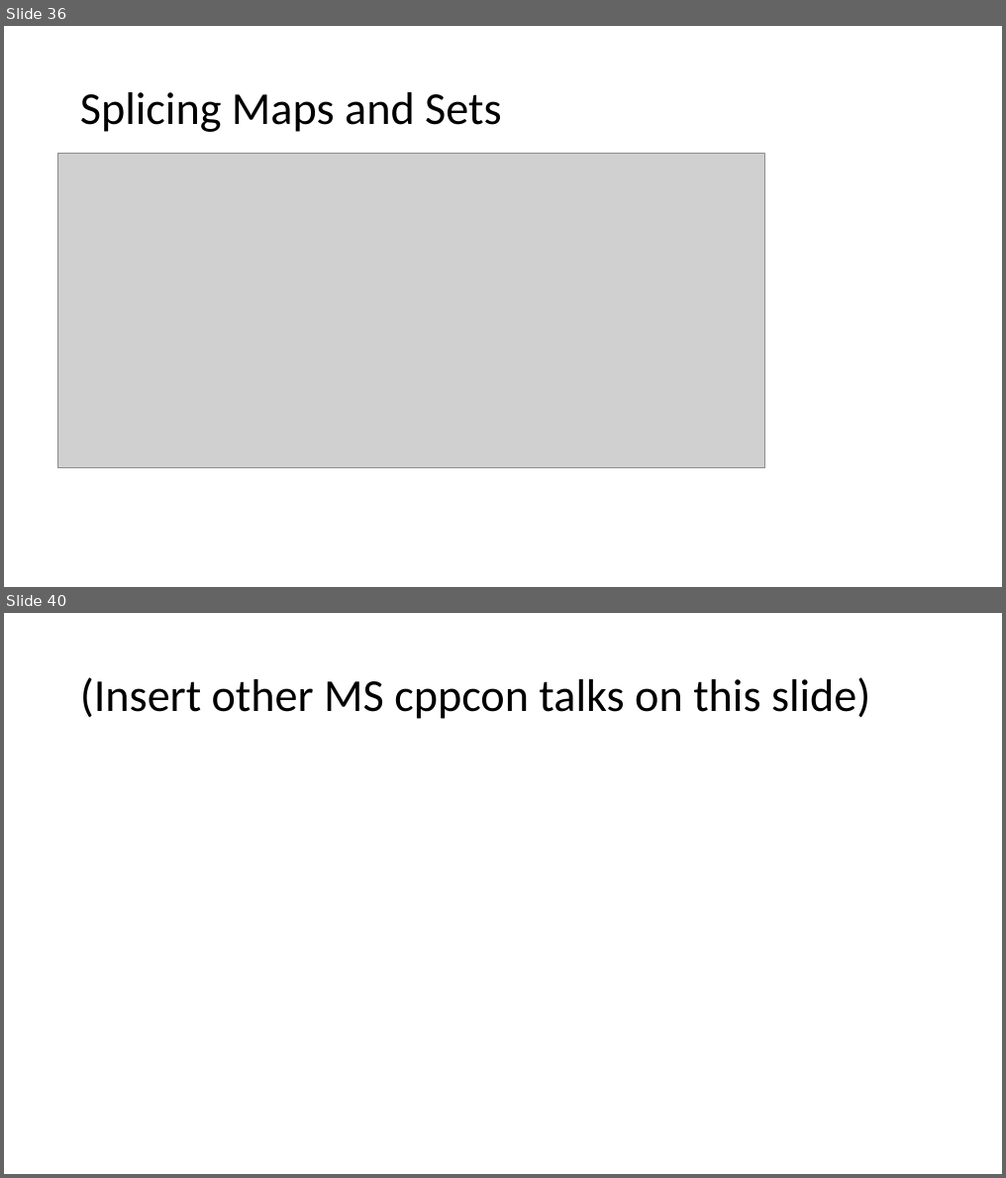
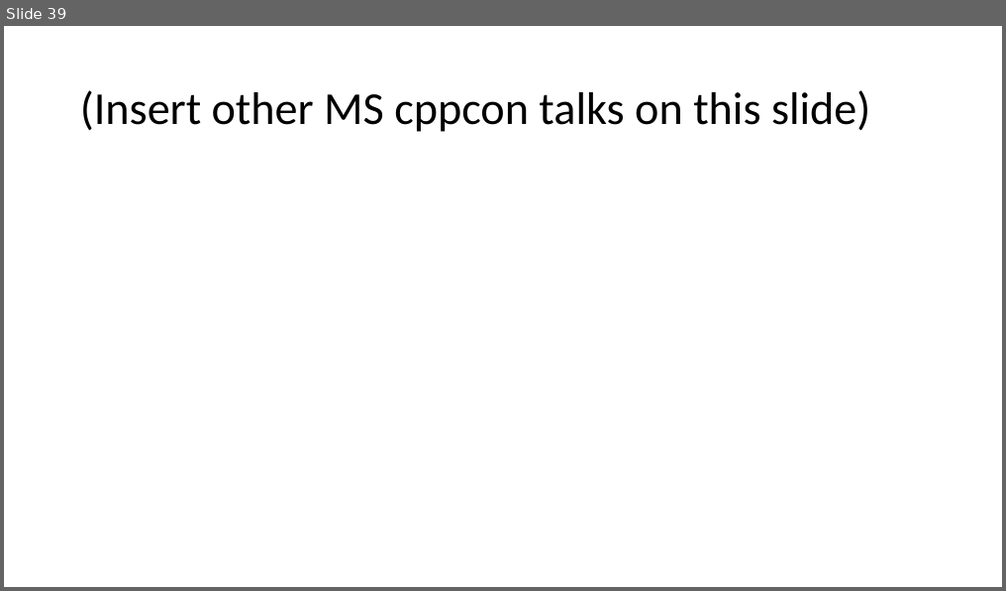
Before and after one commit to BillyONeal/14_cpp_features_in_40_minutes, a slide deck: Standard Library Little Things.pptx. Shown one above the other, each under a label of ours: slides 36 and 40 before the commit, slide 39 after it; the slides between them are not shown. The pictures are 1006x1178 and 1006x591 pixels, drawn with LibreOffice and Linux fonts; fonts in the diff are those of the drawing; grey boxes stand for pictures. Boxes give left, top, right and bottom in pixels: in the first picture for what was removed or moved away, otherwise in the second. Text is boxed around its words. In the diff, an @@ line names an element or a change of style, - is before the commit and + after.

```diff
--- a/Standard Library Little Things.pptx
+++ b/Standard Library Little Things.pptx
@@ slide 36 removed at [4,26,1002,587], background #FFFFFF @@
@@ title removed at [80,92,501,132] @@
-Splicing Maps and Sets
@@ picture removed at [57,154,764,468] @@
@@ what was slide 40 is now slide 39 @@
```
Also in this commit, not shown: 34 slides changed, 1 slide added, 1 other slide removed.
